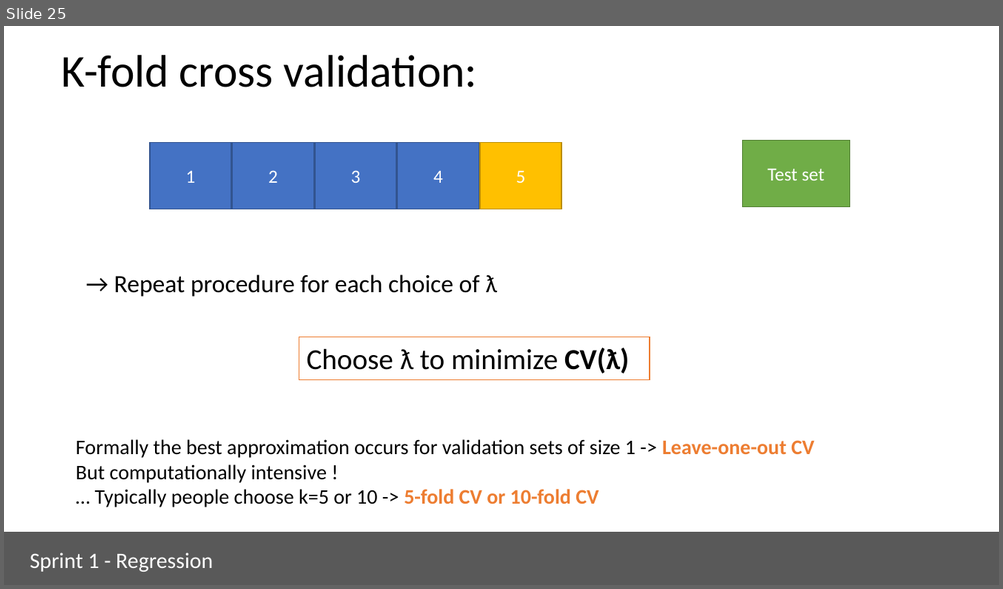
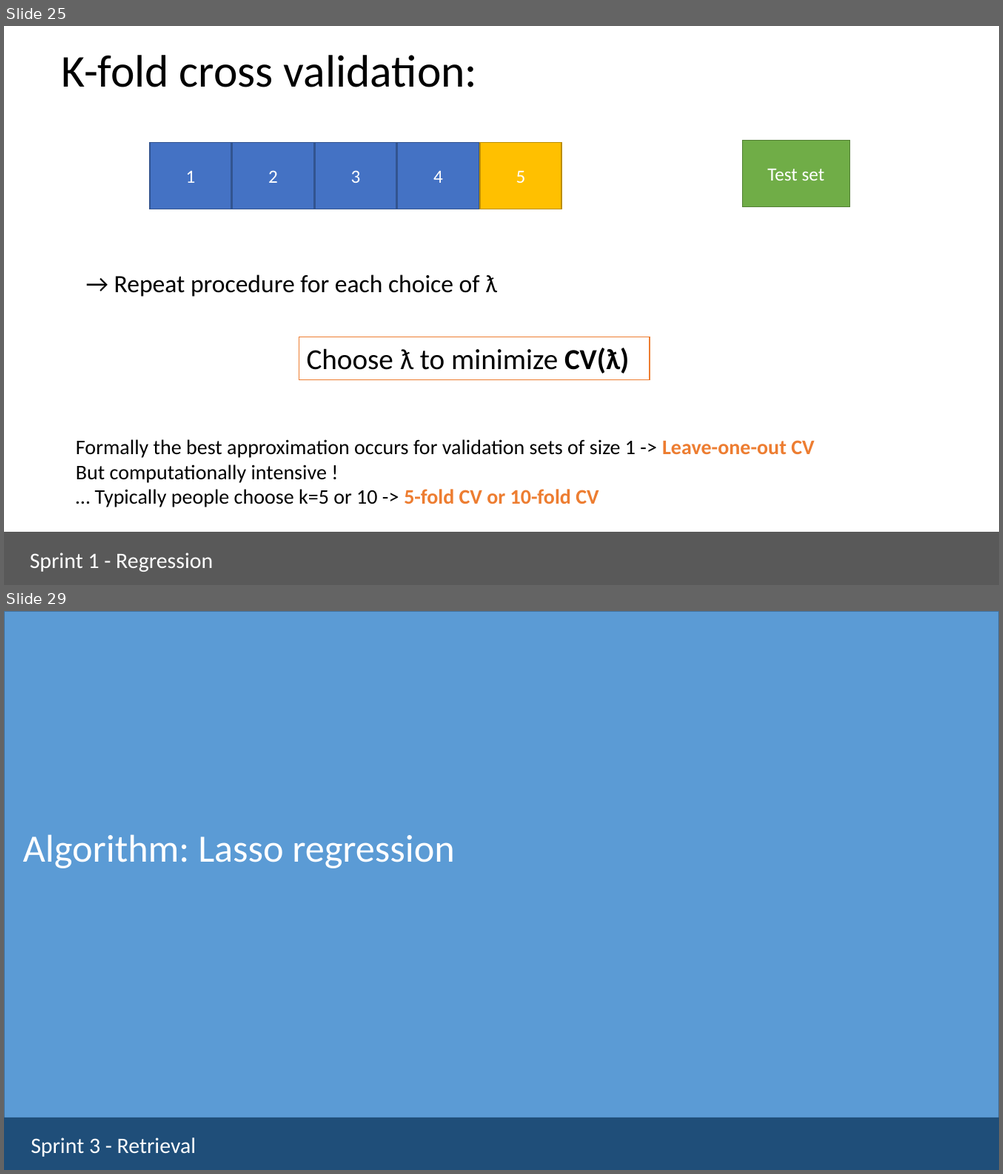
Before and after one commit to ua-dsf/ML_sprint, a slide deck: sprint1_regression/module1_regression_part2.pptx. Shown one above the other, each under a label of ours: slide 25 before the commit, slides 25 and 29 after it; the slides between them are not shown. The pictures are 1003x589 and 1003x1174 pixels, drawn with LibreOffice and Linux fonts; fonts in the diff are those of the drawing. Boxes give left, top, right and bottom in pixels: in the first picture for what was removed or moved away, otherwise in the second. Text is boxed around its words. In the diff, an @@ line names an element or a change of style, - is before the commit and + after.

```diff
--- a/sprint1_regression/module1_regression_part2.pptx
+++ b/sprint1_regression/module1_regression_part2.pptx
@@ slide 29 added at [4, 611, 999, 1170], background #FFFFFF @@
@@ rectangle added at [4, 611, 999, 1170], fill #5B9BD5, outline #43739E 1 pt @@
@@ text added at [23, 834, 454, 869], 37.3 pt, text #FFFFFF @@
+Algorithm: Lasso regression
@@ rectangle added at [4, 1118, 999, 1170], fill #1F4E79 @@
@@ text added at [31, 1138, 196, 1157], 21.3 pt, text #FFFFFF @@
+Sprint 3 - Retrieval
```
Also in this commit, not shown: 1 slide changed, 6 other slides added, 1 other file.
